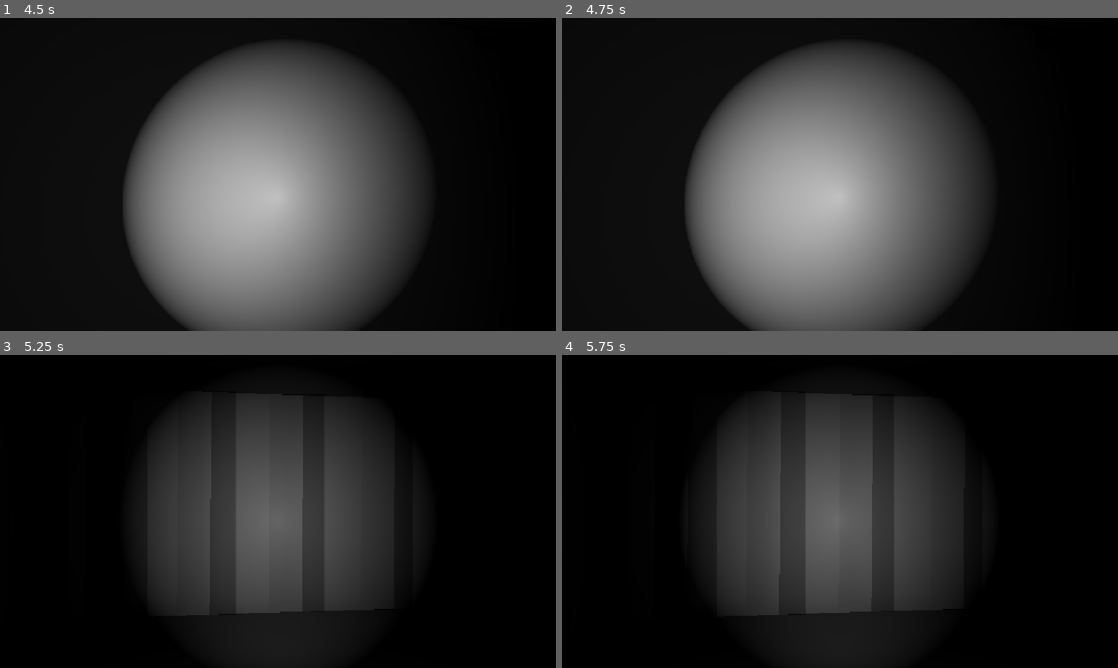
Above: before the commit, frames 1-4 (two rows, left to right).
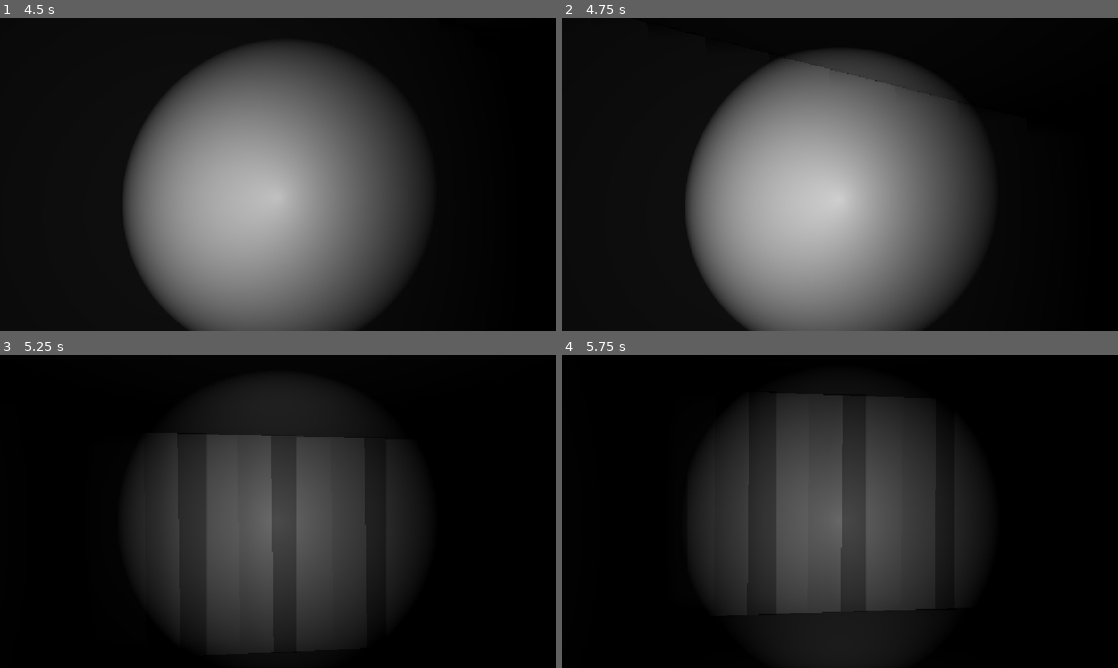
Above: after the commit, the same moments.

Repository: rigapide/What-Rises-At-Night
Game: Godot game, scene res://map/Main_Scene.tscn
Two runs of this game, one before a commit and one after it. Both use one fixed random seed, a clock stepped at 60 frames per second and the inputs below.
Inputs (mouse positions are in pixels of both pictures, inside the frame that each line leads up to):
- Up to frame 1 (4.5 s): move the mouse to (305, 174) at 0.52 s; tap A (a) at 0.6 s; tap D (d) at 0.8, 1.35 s; tap Enter at 1.25, 2.75, 4.25 s; move the mouse to (250, 174) at 1.27 s; tap F (f) at 1.55, 2.1 s; tap Space at 2, 3.5 s; move the mouse to (289, 168) at 2.02 s; tap S (s) at 2.3, 2.85 s; move the mouse to (272, 180) at 2.77 s; tap Shift (shift) at 3.05 s; move the mouse to (316, 177) at 3.52 s; hold Shift (shift) 3.53-4.28 s; tap W (w) at 3.8, 4.35 s; move the mouse to (233, 171) at 4.27 s
- Up to frame 2 (4.75 s): tap R (r, bound only after the commit) at 4.55 s
- Up to frame 3 (5.25 s): move the mouse to (283, 511) at 5.02 s; tap R (r, bound only after the commit) at 5.1 s
- Up to frame 4 (5.75 s): tap A (a) at 5.3 s

Frame 1 is identical in both runs. In frame 2, 0.4% of the frame differs, in the area x 39-67%, y 8-25%; in frame 3, 2.7%, in the area x 31-68%, y 20-87%; in frame 4, 1.8%.

Commit message:
infistructure for gameplay loop (hiding ingridents)

Diff:
--- /dev/null
+++ b/what-rises-at-night-/items/test_item.tscn
@@ -0,0 +1,54 @@
+[gd_scene format=3 uid="uid://baeorktct2o3i"]
+
+[sub_resource type="StandardMaterial3D" id="StandardMaterial3D_xl1sa"]
+transparency = 1
+albedo_color = Color(0.38039216, 0.2509804, 0.08627451, 0.6745098)
+
+[sub_resource type="CylinderMesh" id="CylinderMesh_6rob7"]
+material = SubResource("StandardMaterial3D_xl1sa")
+top_radius = 0.025
+bottom_radius = 0.025
+height = 0.05
+
+[sub_resource type="StandardMaterial3D" id="StandardMaterial3D_gw73d"]
+transparency = 1
+albedo_color = Color(0.53517914, 0.36013564, 0.13805562, 1)
+
+[sub_resource type="CylinderMesh" id="CylinderMesh_rx7pe"]
+material = SubResource("StandardMaterial3D_gw73d")
+top_radius = 0.022949219
+bottom_radius = 0.022949219
+height = 0.023535157
+
+[sub_resource type="StandardMaterial3D" id="StandardMaterial3D_i8ldy"]
+albedo_color = Color(0, 0, 0, 1)
+
+[sub_resource type="CylinderMesh" id="CylinderMesh_gw73d"]
+material = SubResource("StandardMaterial3D_i8ldy")
+top_radius = 0.028320313
+bottom_radius = 0.028320313
+height = 0.01
+
+[sub_resource type="CylinderShape3D" id="CylinderShape3D_6rob7"]
+height = 0.053
+radius = 0.025
+
+[node name="yeast" type="Node3D" unique_id=500006765]
+
+[node name="bottle" type="MeshInstance3D" parent="." unique_id=128257658]
+transform = Transform3D(0.9999994, -0.0010805542, 0.00016475712, 0.0010807419, 0.99999875, -0.0011647528, -0.00016352213, 0.0011649267, 0.99999934, 0, 0, 0)
+mesh = SubResource("CylinderMesh_6rob7")
+
+[node name="yeast powder" type="MeshInstance3D" parent="." unique_id=908186802]
+transform = Transform3D(0.9999994, -0.0010805542, 0.00016475712, 0.0010807419, 0.99999875, -0.0011647528, -0.00016352213, 0.0011649267, 0.99999934, 1.4298349e-05, -0.011053435, -1.5414802e-05)
+mesh = SubResource("CylinderMesh_rx7pe")
+
+[node name="lid" type="MeshInstance3D" parent="." unique_id=975062844]
+transform = Transform3D(1, 0, 0, 0, 1, 0, 0, 0, 1, 0, 0.022033792, 0)
+mesh = SubResource("CylinderMesh_gw73d")
+
+[node name="yeast collider" type="StaticBody3D" parent="." unique_id=116010487]
+
+[node name="CollisionShape3D" type="CollisionShape3D" parent="yeast collider" unique_id=1415662506]
+transform = Transform3D(1, 0, 0, 0, 1, 0, 0, 0, 1, 0, 0.0008789096, 0)
+shape = SubResource("CylinderShape3D_6rob7")
--- a/what-rises-at-night-/map/Main_Scene.tscn
+++ b/what-rises-at-night-/map/Main_Scene.tscn
@@ -2,7 +2,7 @@
 
 [ext_resource type="PackedScene" uid="uid://u51t7bof3nf2" path="res://map/map_elements/testfloor.tscn" id="1_dji2h"]
 [ext_resource type="PackedScene" uid="uid://8nmasytum8m0" path="res://player/player.tscn" id="2_eu055"]
-[ext_resource type="PackedScene" uid="uid://4p8mvf45c1fq" path="res://map/the house .tscn" id="3_628wc"]
+[ext_resource type="PackedScene" uid="uid://4p8mvf45c1fq" path="res://map/map_elements/the house .tscn" id="3_628wc"]
 
 [sub_resource type="Environment" id="Environment_rkbax"]
 background_mode = 1
--- a/what-rises-at-night-/player/player.tscn
+++ b/what-rises-at-night-/player/player.tscn
@@ -60,3 +60,6 @@
 spot_attenuation = 0.0
 spot_angle = 80.88
 spot_angle_attenuation = 2.6390178
+
+[node name="item_checker" type="RayCast3D" parent="SpringArm3D" unique_id=1838114424]
+target_position = Vector3(0, 0, -2.5)
--- a/what-rises-at-night-/player/player_controller.gd
+++ b/what-rises-at-night-/player/player_controller.gd
@@ -61,7 +61,8 @@
 
 	if Input.is_action_just_pressed("f"):
 		toggle_flashlight()
-
+	if Input.is_action_just_pressed("r"):
+		global_position = Vector3(33.272,14.707,-1.029)
 
 
 
--- a/what-rises-at-night-/project.godot
+++ b/what-rises-at-night-/project.godot
@@ -22,6 +22,11 @@
 [dotnet]
 
 project/assembly_name="What rises at night"
+
+[global_group]
+
+"baking ingridents"="for hiding/finding"
+items="anything that can be picked up by the player"
 
 [input]
 
@@ -80,6 +85,11 @@
 "events": [Object(InputEventKey,"resource_local_to_scene":false,"resource_name":"","device":-1,"window_id":0,"alt_press …(192 unchanged characters)…
 ]
 }
+r={
+"deadzone": 0.2,
+"events": [Object(InputEventKey,"resource_local_to_scene":false,"resource_name":"","device":-1,"window_id":0,"alt_pressed":false,"shift_pressed":false,"ctrl_pressed":false,"meta_pressed":false,"pressed":false,"keycode":0,"physical_keycode":82,"key_label":0,"unicode":114,"location":0,"echo":false,"script":null)
+]
+}
 
 [layer_names]
 
Renamed: what-rises-at-night-/map/the house .tscn -> what-rises-at-night-/map/map_elements/the house .tscn
